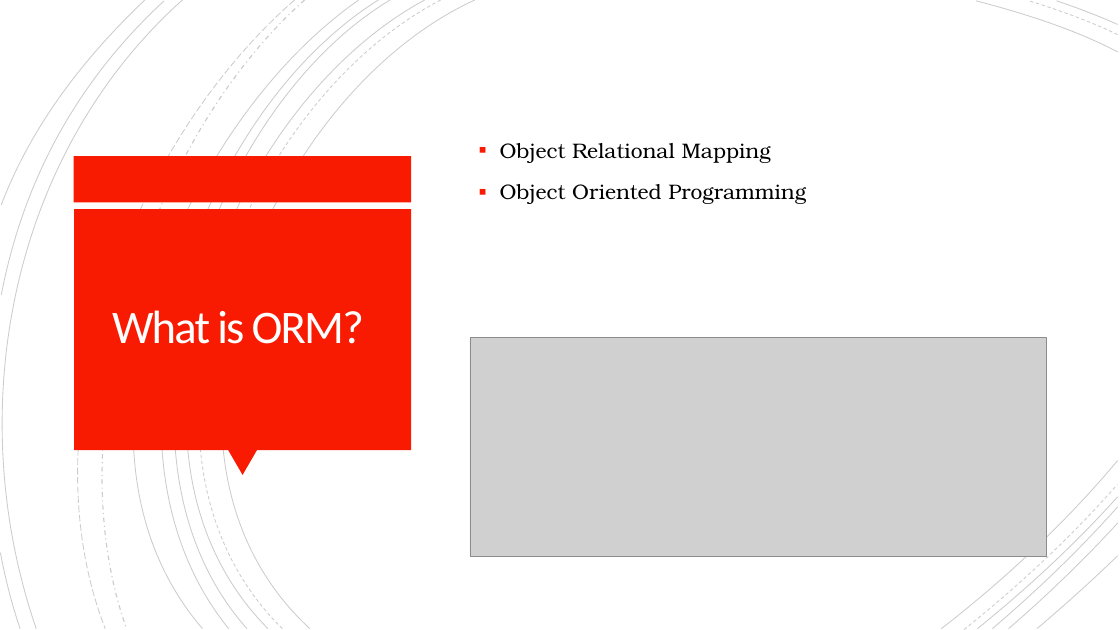
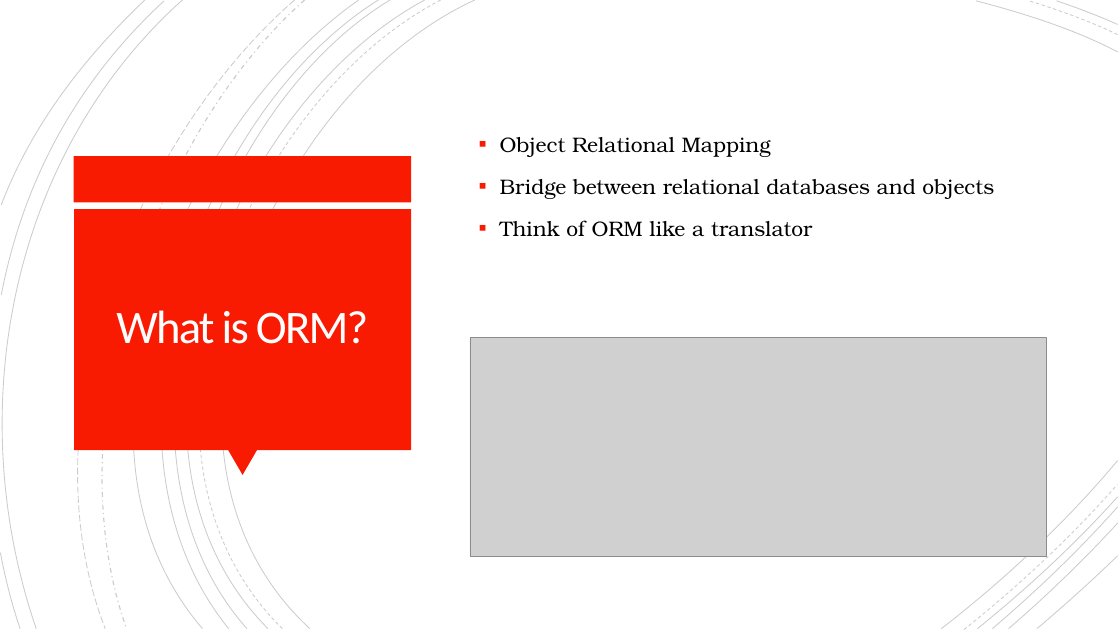
Before and after one commit to isjxn/ORM-Barcamp, a slide deck: slide 4 of ORM_Barcamp_Presentation.pptx (slide 2 before the commit). Drawn at 1120x630 pixels with LibreOffice and Linux fonts; fonts in the diff are those of the drawing; grey boxes stand for pictures. Boxes give left, top, right and bottom in pixels: in the first picture for what was removed or moved away, otherwise in the second. Text is boxed around its words. In the diff, an @@ line names an element or a change of style, - is before the commit and + after.

```diff
--- a/ORM_Barcamp_Presentation.pptx
+++ b/ORM_Barcamp_Presentation.pptx
@@ text at [500,179,994,237]: text changed @@
-▪ Object Oriented Programming
+▪ Bridge between relational databases and objects
+▪ Think of ORM like a translator
@@ title "What is ORM?": place and size @@
-title "What is ORM?" at [112,310,364,344]
+title "What is ORM?" at [116,310,368,344]
```
Also in this commit, not shown: 2 other slides changed, 13 slides added, 3 slides removed, 1 other file.
